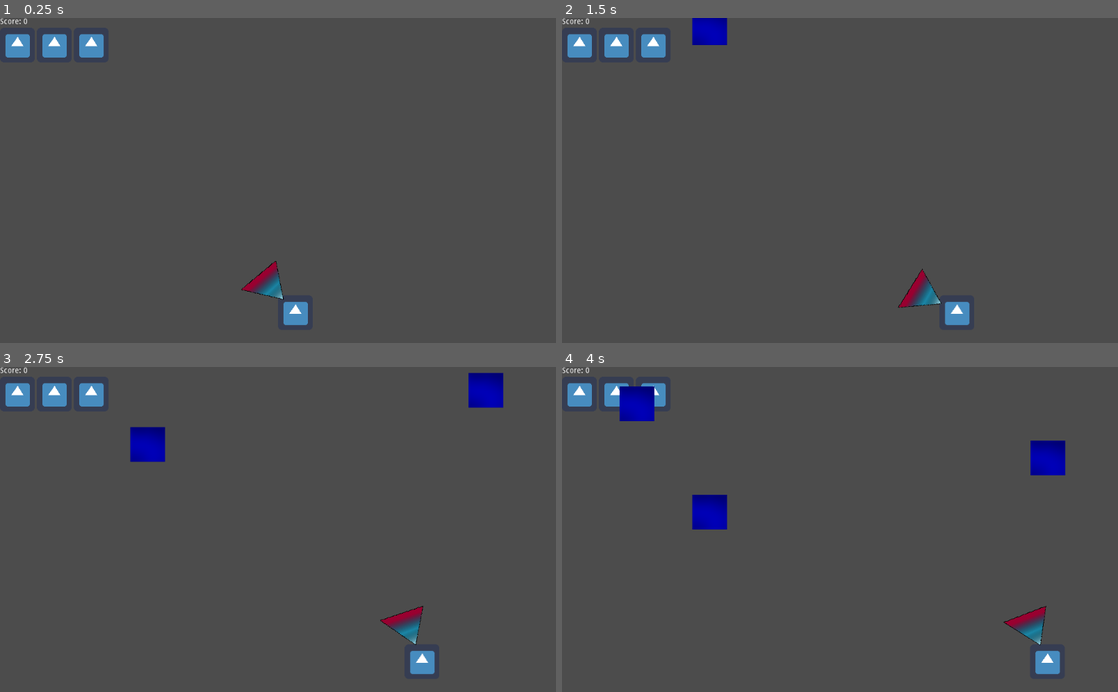
Above: before the commit, frames 1-4 (two rows, left to right).
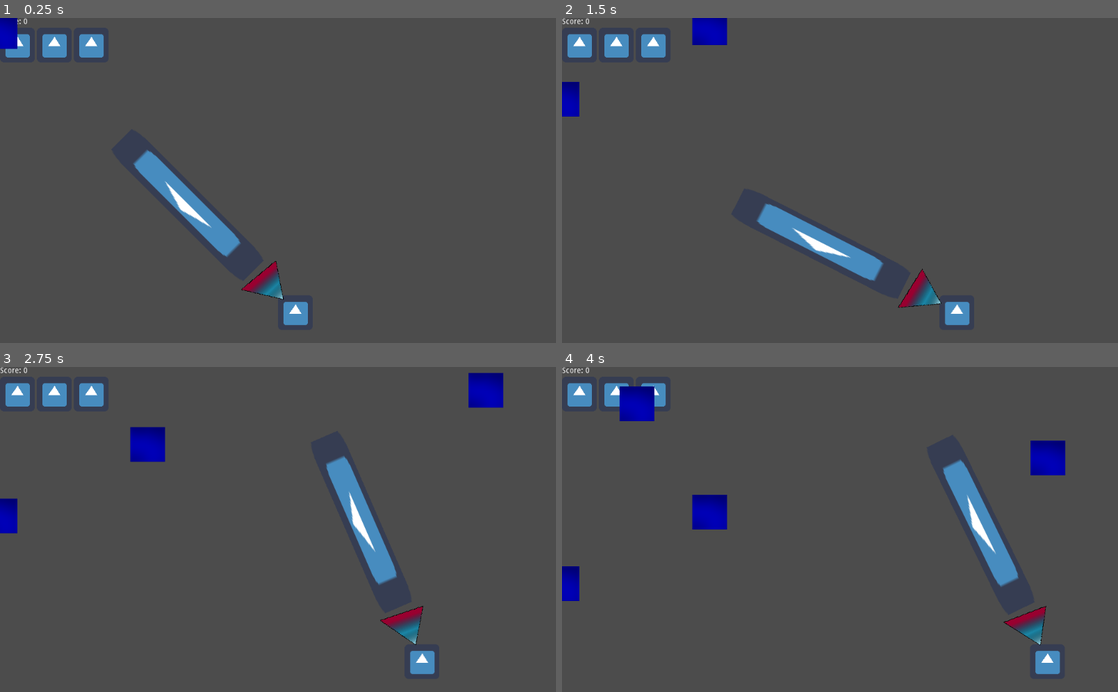
Above: after the commit, the same moments.

Repository: Koumarin/vacuum
Game: Godot game, scene res://scn/main.tscn
Same seed, same stepped clock (60 frames per second), same inputs: the game is played once before the commit and once after it. The engine's default icon, where the game draws it, is replaced by a stand-in: a white triangle on a blue panel in a dark square.
Inputs (mouse positions are in pixels of both pictures, inside the frame that each line leads up to):
- Up to frame 1 (0.25 s): no input
- Up to frame 2 (1.5 s): move the mouse to (962, 164) at 0.52 s; press the mouse at (962, 164) at 0.53 s; hold D (move-right) 0.53-1.28 s; move the mouse to (728, 196) at 1.27 s; release the mouse at (728, 196) at 1.28 s; hold A (move-left) from 1.28 s (still down); click (728, 196) at 1.35 s
- Up to frame 3 (2.75 s): move the mouse to (333, 458) at 2.02 s; release A (move-left) at 2.03 s; press the mouse at (333, 458) at 2.03 s; hold D (move-right) from 2.03 s (still down)
- Up to frame 4 (4 s): move the mouse to (812, 594) at 2.77 s; release the mouse at (812, 594) at 2.78 s; click (812, 594) at 2.85 s; move the mouse to (1006, 578) at 3.52 s; release D (move-right) at 3.53 s; press the mouse at (1006, 578) at 3.53 s; hold A (move-left) from 3.53 s (still down)

The runs differ from the first frame. In frame 1, 2.0% of the frame differs, in the area x 0-44%, y 0-74%; in frame 2, 2.1%; in frame 3, 2.1%, in the area x 0-72%, y 27-68%; in frame 4, 2.1%.

Commit message:
Add files via upload
Suction area test

Diff:
--- /dev/null
+++ b/scn/CollisionShape2D.gd
@@ -0,0 +1,23 @@
+extends Area2D
+
+
+# Declare member variables here. Examples:
+# var a = 2
+# var b = "text"
+
+
+# Called when the node enters the scene tree for the first time.
+func _ready():
+	pass # Replace with function body.
+
+# Define the strength of the suction effect
+const SUCTION_STRENGTH = 200
+
+func _on_SuctionArea_area_entered(object):
+	# Apply a force towards the center of the suction area
+	var direction = (position - object.position).normalized()
+	object.apply_impulse(Vector2.ZERO, direction * SUCTION_STRENGTH)
+
+# Called every frame. 'delta' is the elapsed time since the previous frame.
+#func _process(delta):
+#	pass
--- /dev/null
+++ b/scn/PullArea.gd
@@ -0,0 +1,33 @@
+extends Area2D
+
+
+# Declare member variables here. Examples:
+# var a = 2
+# var b = "text"
+
+# Called when the node enters the scene tree for the first time.
+func _ready():
+	# Connect the area_entered signal to the _on_SuctionArea_area_entered function
+	connect("body_entered", self, "_on_SuctionArea_area_entered")
+
+# Define the strength of the suction effect
+const SUCTION_STRENGTH = -5000
+
+func _on_SuctionArea_area_entered(object):
+	# Apply a suction force to any objects that enter the area
+	var body = object
+	var direction = position - body.global_position
+
+		# Disable gravity while the object is inside the suction area
+	body.gravity_scale = 0
+
+	# Apply suction force towards the lower base of the area
+	var distance = direction.length()
+	var strength = SUCTION_STRENGTH / distance  # Strength decreases with distance
+	var velocity = direction.normalized() * strength
+	body.move_and_collide(velocity)
+
+
+# Called every frame. 'delta' is the elapsed time since the previous frame.
+#func _process(delta):
+#	pass
--- a/scn/item.tscn
+++ b/scn/item.tscn
@@ -4,11 +4,17 @@
 script/source = "extends KinematicBody2D
 
 var score := 0
+var suction_area
+var inside_area = false
 
 onready var collider := $CollisionShape2D
 onready var sprite   := $Sprite
 
+const SUCTION_FORCE = 2000
+const SUCTION_DISTANCE = 100
+
 func _ready() -> void:
+	suction_area = get_node(\"../../Player/Vacuum/SuctionArea\")
 	var r := randi() % 100
 
 	if r < 10:
@@ -24,13 +30,35 @@
 		100: sprite.modulate = Color(0, 1, 0)
 
 func _physics_process(dt: float) -> void:
-	position += dt * Vector2(0, 100)
+	var delta = get_process_delta_time()
+	if inside_area:
+		# Calculate the direction from the player to the suction area
+		var direction = suction_area.global_position - self.global_position
+
+		# Check if the player is within the suction distance
+		if direction.length() < SUCTION_DISTANCE:
+			# Calculate the suction force
+			var suction_force = direction.normalized() * SUCTION_FORCE
+
+			# Apply the suction force to the player
+			self.move_and_collide(suction_force * delta)
+	else:
+		position += dt * Vector2(0, 100)
 
 func get_size() -> float:
 	return collider.shape.extents.x
 
 func is_bomb() -> bool:
 	return score < 0
+
+func _on_SuctionArea_body_entered(body):
+	if body == self:
+		inside_area = true
+		print(\"teste\")
+
+func _on_SuctionArea_body_exited(body):
+	if body == self:
+		inside_area = false
 "
 
 [sub_resource type="RectangleShape2D" id=1]
--- a/scn/main.tscn
+++ b/scn/main.tscn
@@ -73,7 +73,7 @@
 
 export var force: float
 
-onready var pull_area := $PullArea
+onready var suction_area := $SuctionArea
 
 func _process(_dt: float) -> void:
 	look_at(get_global_mouse_position())
@@ -81,17 +81,17 @@
 func _unhandled_input(event: InputEvent) -> void:
 	if event.is_action_pressed('activate'):
 		monitoring           = true
-		pull_area.monitoring = true
+		suction_area.monitoring = true
 	elif event.is_action_released('activate'):
 		monitoring           = false
-		pull_area.monitoring = false
+		suction_area.monitoring = false
 "
 
 [sub_resource type="RectangleShape2D" id=3]
 extents = Vector2( 32, 32 )
 
-[sub_resource type="RectangleShape2D" id=7]
-extents = Vector2( 224, 32 )
+[sub_resource type="RectangleShape2D" id=9]
+extents = Vector2( 174.125, 35 )
 
 [sub_resource type="GDScript" id=5]
 script/source = "extends Node
@@ -165,21 +165,30 @@
 position = Vector2( 64, 0 )
 shape = SubResource( 3 )
 
-[node name="PullArea" type="Area2D" parent="Player/Vacuum"]
-visible = false
+[node name="SuctionArea" type="Area2D" parent="Player/Vacuum"]
+position = Vector2( -109, -73 )
 collision_layer = 0
 collision_mask = 4
 monitoring = false
 
-[node name="CollisionShape2D" type="CollisionShape2D" parent="Player/Vacuum/PullArea"]
-position = Vector2( 256, 0 )
-shape = SubResource( 7 )
+[node name="CollisionShape2D" type="CollisionShape2D" parent="Player/Vacuum/SuctionArea"]
+position = Vector2( 389, 74 )
+shape = SubResource( 9 )
+
+[node name="Sprite" type="Sprite" parent="Player/Vacuum/SuctionArea"]
+position = Vector2( 390, 73 )
+scale = Vector2( 5.375, 1 )
+texture = ExtResource( 1 )
 
 [node name="Spawner" type="Node" parent="."]
 script = SubResource( 5 )
 cooldown = 1.0
 Item = ExtResource( 2 )
 
+[node name="Item" parent="Spawner" instance=ExtResource( 2 )]
+
 [connection signal="health_update" from="Player" to="VBoxContainer/Life" method="_on_Player_health_update"]
 [connection signal="score_update" from="Player" to="VBoxContainer/Score" method="_on_Player_score_update"]
 [connection signal="body_entered" from="Player/Vacuum" to="Player" method="_on_Vacuum_body_entered"]
+[connection signal="body_entered" from="Player/Vacuum/SuctionArea" to="Spawner/Item" method="_on_SuctionArea_body_entered"]
+[connection signal="body_exited" from="Player/Vacuum/SuctionArea" to="Spawner/Item" method="_on_SuctionArea_body_exited"]
